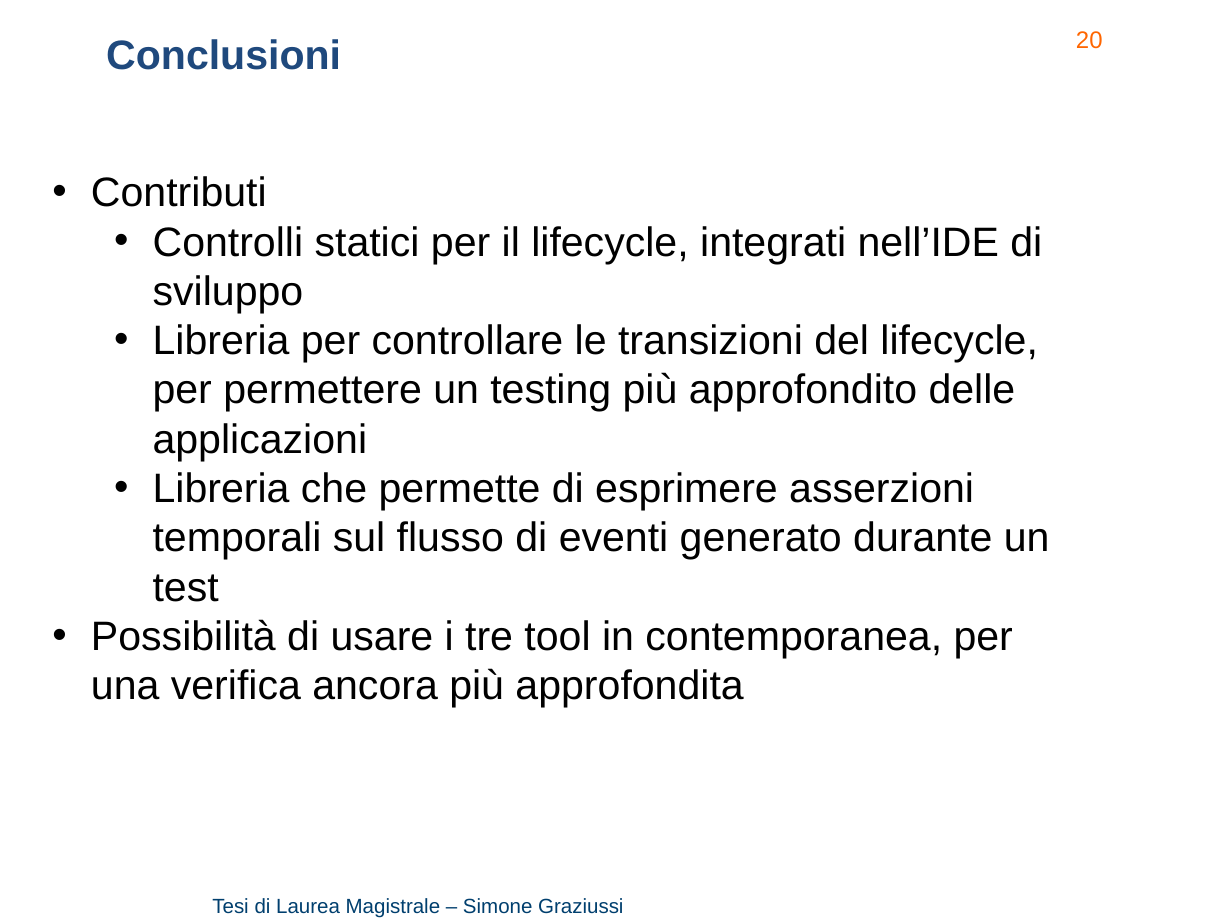
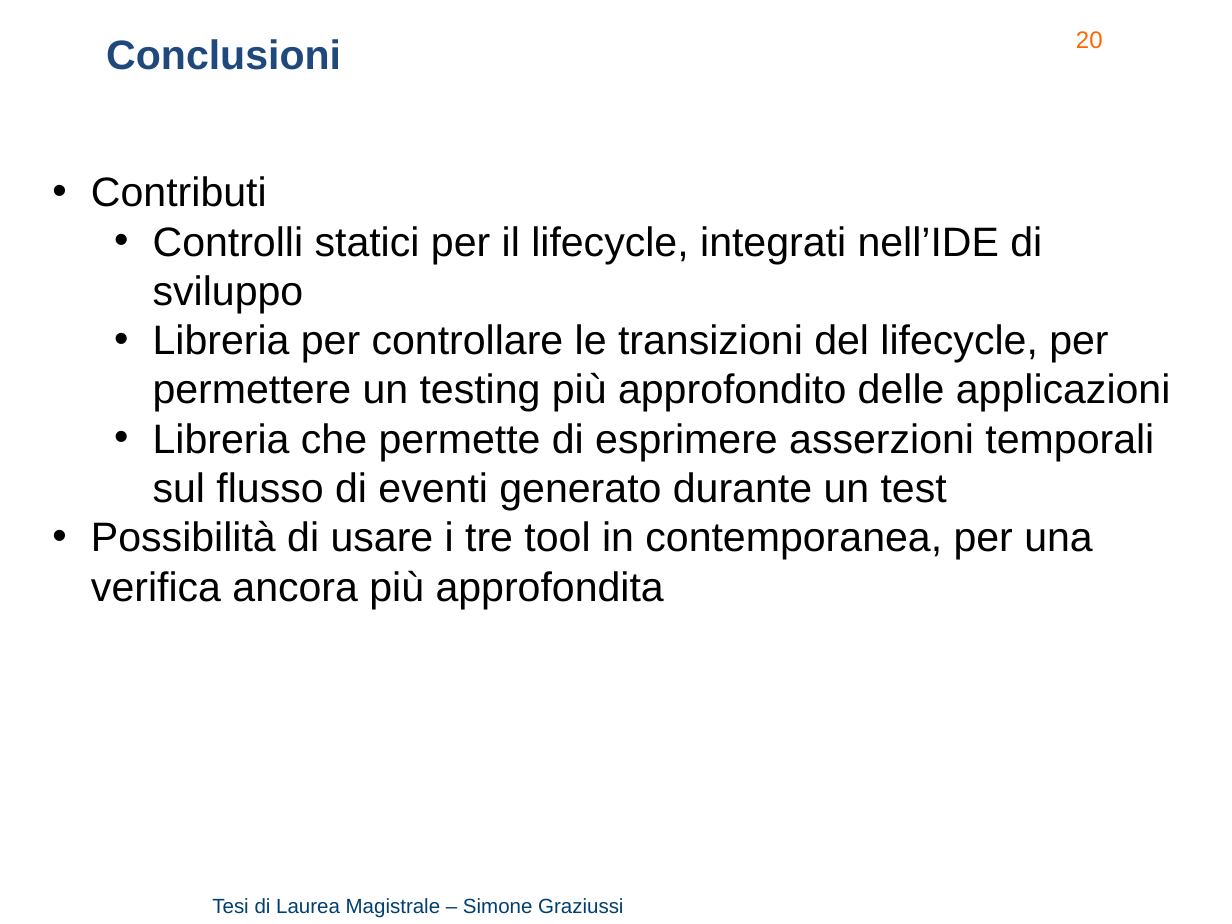
Before and after one commit to Simone3/Thesis, a slide deck: slide 20 of Presentation/Presentation.pptx. Drawn at 1232x924 pixels with LibreOffice and Linux fonts; fonts in the diff are those of the drawing; background and template pictures are left out. Boxes give left, top, right and bottom in pixels: in the first picture for what was removed or moved away, otherwise in the second. Text is boxed around its words. In the diff, an @@ line names an element or a change of style, - is before the commit and + after.

Commit message:
Presentation: better lifecycle part

```diff
--- a/Presentation/Presentation.pptx
+++ b/Presentation/Presentation.pptx
@@ text "Contributi" rewrapped from (91, 176, 1050, 707) to (91, 176, 1171, 609) @@
```
Also in this commit, not shown: 12 other slides changed, 1 other file.
